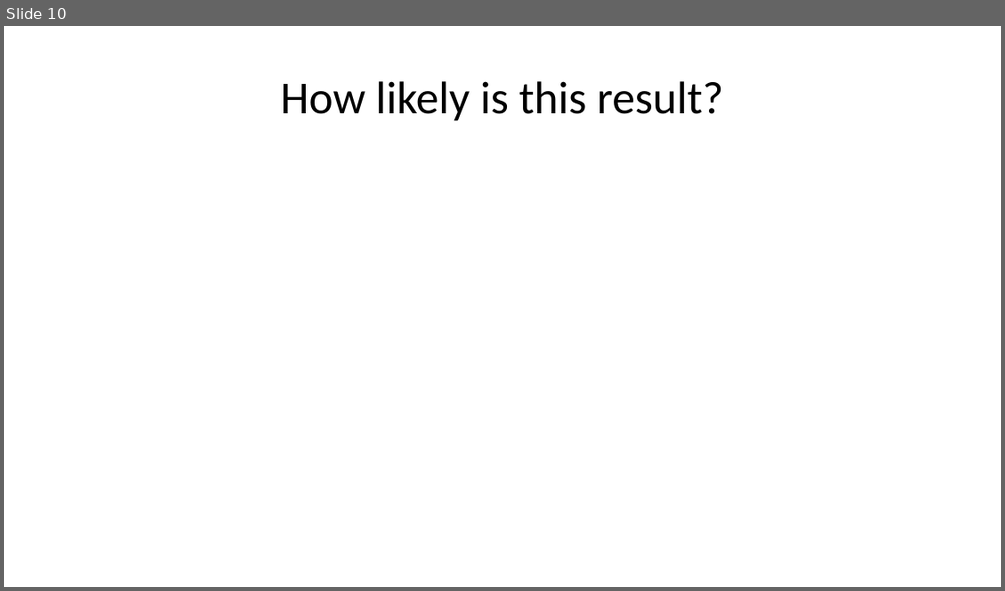
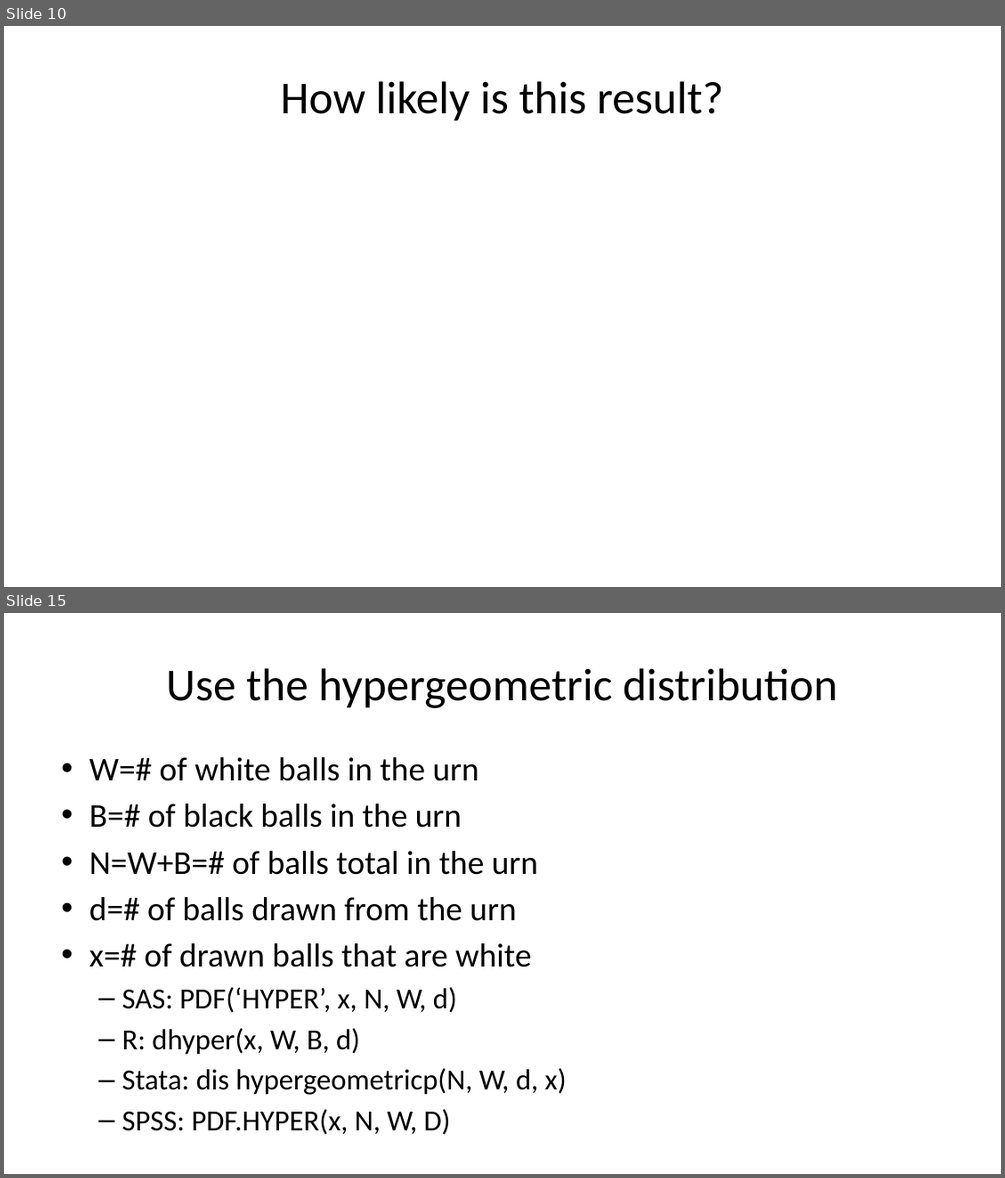
Before and after one commit to pmean/talks, a slide deck: exact-tests/results/exact-and-randomization-tests.pptx. Shown one above the other, each under a label of ours: slide 10 before the commit, slides 10 and 15 after it; the slides between them are not shown. The pictures are 1005x591 and 1005x1178 pixels, drawn with LibreOffice and Linux fonts; fonts in the diff are those of the drawing. Boxes give left, top, right and bottom in pixels: in the first picture for what was removed or moved away, otherwise in the second. Text is boxed around its words. In the diff, an @@ line names an element or a change of style, - is before the commit and + after.

```diff
--- a/exact-tests/results/exact-and-randomization-tests.pptx
+++ b/exact-tests/results/exact-and-randomization-tests.pptx
@@ slide 15 added at (x1=4, y1=613, x2=1001, y2=1174), background #FFFFFF @@
@@ title added at (x1=166, y1=668, x2=837, y2=708), 44 pt, text #000000 @@
+Use the hypergeometric distribution
@@ text added at (x1=89, y1=757, x2=566, y2=1135), 32 pt, text #000000 @@
+• W=# of white balls in the urn
+• B=# of black balls in the urn
+• N=W+B=# of balls total in the urn
+• d=# of balls drawn from the urn
+• x=# of drawn balls that are white
+  – SAS: PDF(‘HYPER’, x, N, W, d)
+  – R: dhyper(x, W, B, d)
+  – Stata: dis hypergeometricp(N, W, d, x)
+  – SPSS: PDF.HYPER(x, N, W, D)
```
Also in this commit, not shown: 15 other slides added, 9 other files.
